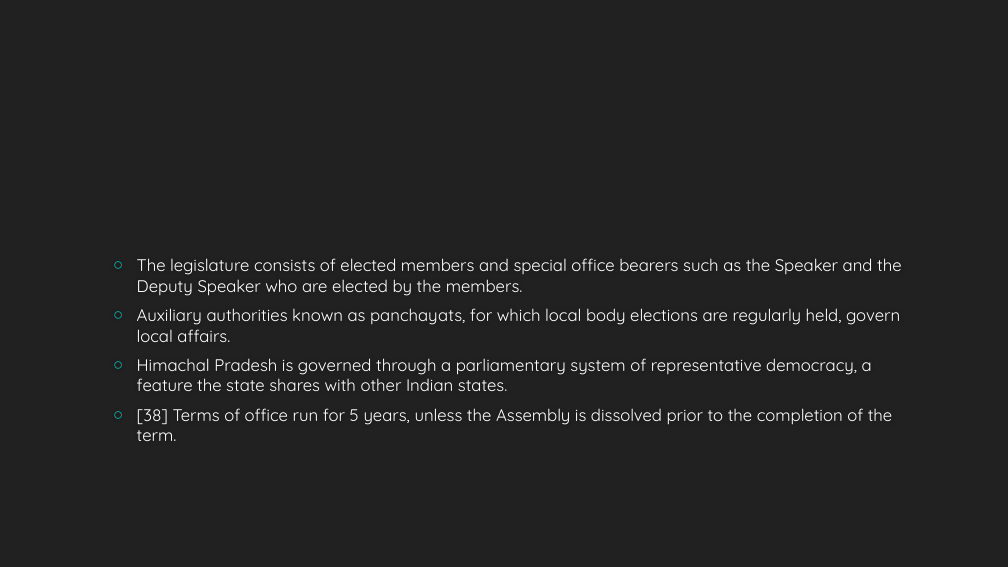
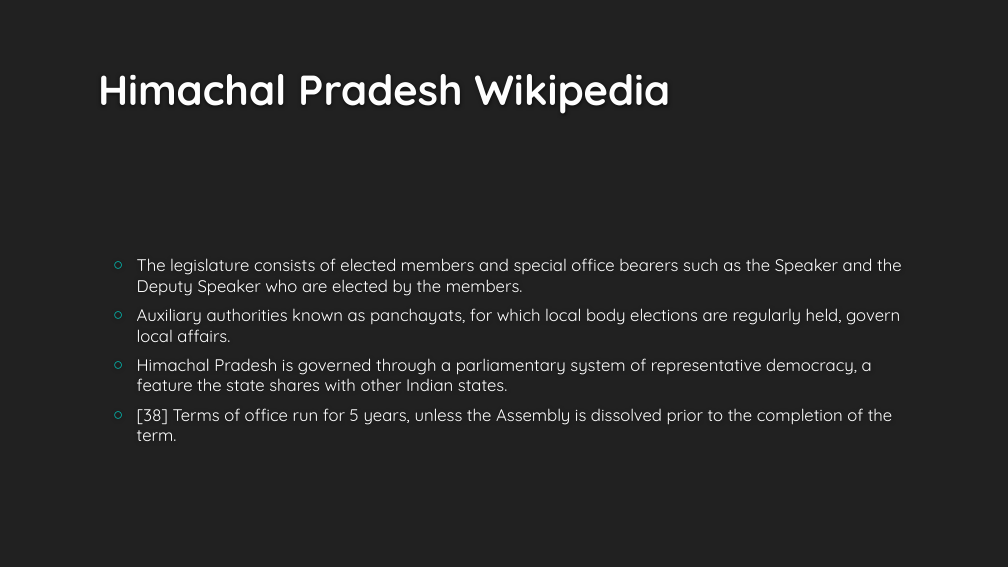
Before and after one commit to vagita24/Quick_PPT, a slide deck: slide 17 of static/test.pptx. Drawn at 1008x567 pixels with LibreOffice and Linux fonts; fonts in the diff are those of the drawing; background and template pictures are left out. Boxes give left, top, right and bottom in pixels: in the first picture for what was removed or moved away, otherwise in the second. Text is boxed around its words. In the diff, an @@ line names an element or a change of style, - is before the commit and + after.

```diff
--- a/static/test.pptx
+++ b/static/test.pptx
@@ title added at box(98, 74, 670, 114), 40 pt, text #FEFEFE, bold @@
+Himachal Pradesh Wikipedia
```
Also in this commit, not shown: 37 other slides changed, 4 other files.
